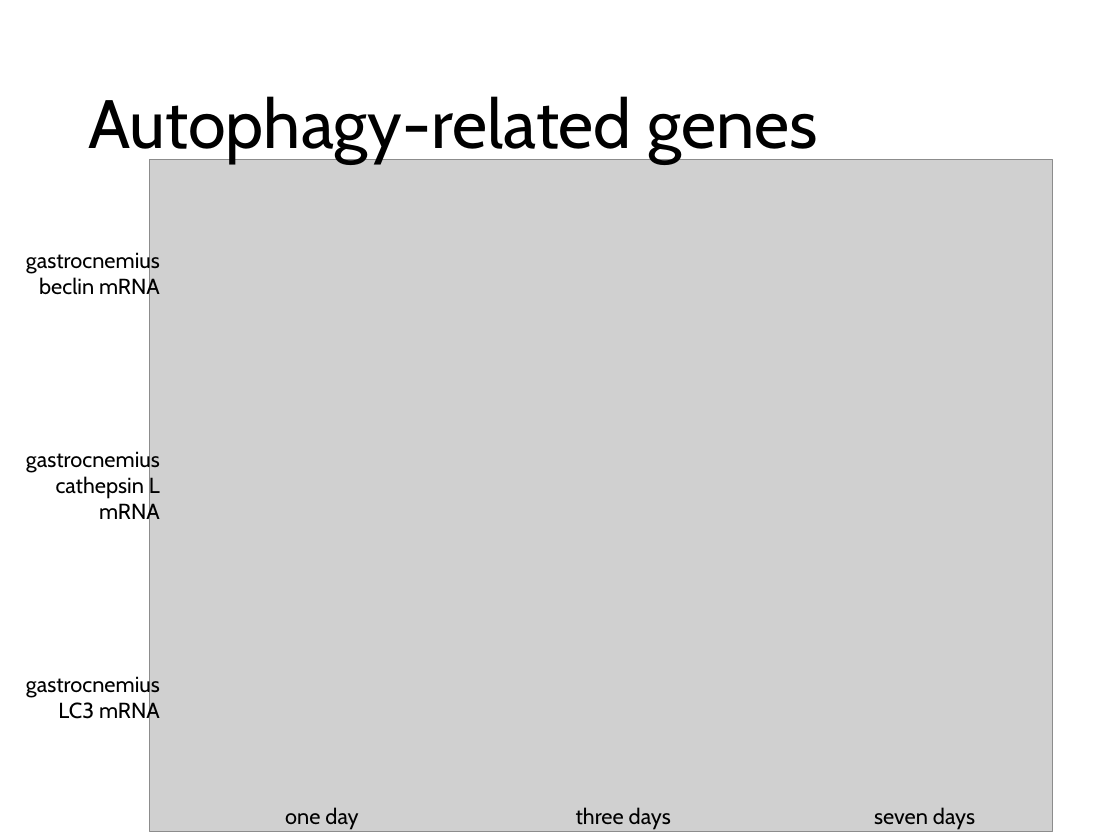
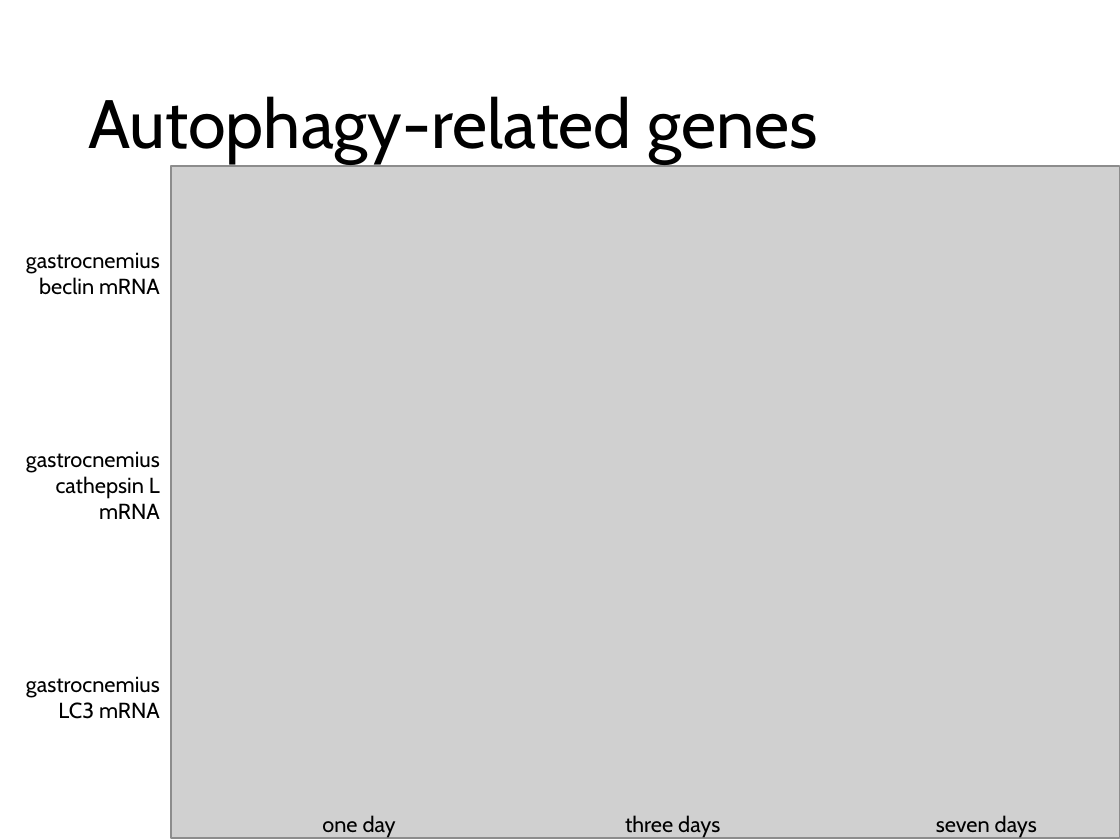
Before and after one commit to nvalexander/dissertation, a slide deck: slide 28 of defense.pptx. Drawn at 1120x840 pixels with LibreOffice and Linux fonts; fonts in the diff are those of the drawing; grey boxes stand for pictures. Boxes give left, top, right and bottom in pixels: in the first picture for what was removed or moved away, otherwise in the second. Text is boxed around its words. In the diff, an @@ line names an element or a change of style, - is before the commit and + after.

```diff
--- a/defense.pptx
+++ b/defense.pptx
@@ picture: place and size @@
-picture at bbox=[150, 159, 1053, 831]
+picture at bbox=[171, 166, 1120, 838]
@@ text "one day": place and size @@
-text "one day" at bbox=[285, 807, 358, 829]
+text "one day" at bbox=[322, 815, 396, 838]
@@ text "three days": place and size @@
-text "three days" at bbox=[576, 807, 671, 829]
+text "three days" at bbox=[625, 815, 720, 838]
@@ text "seven days": place and size @@
-text "seven days" at bbox=[874, 807, 975, 829]
+text "seven days" at bbox=[936, 815, 1037, 838]
```
Also in this commit, not shown: 1 other slide changed, 2 other files.
